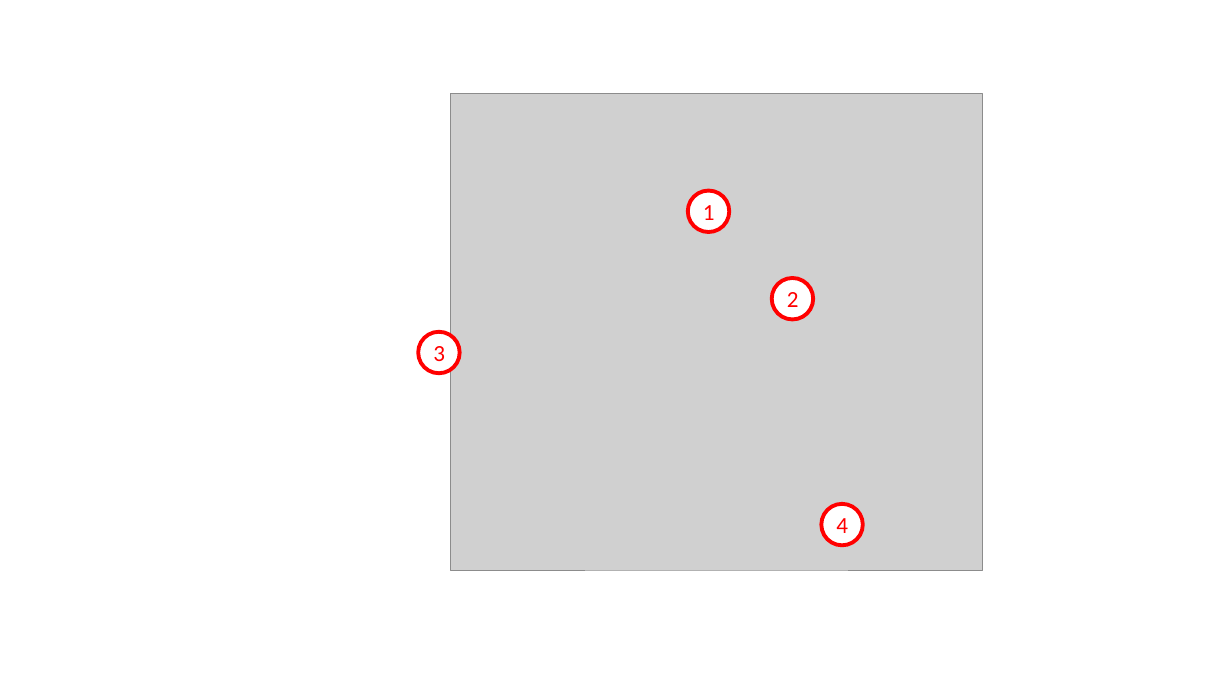
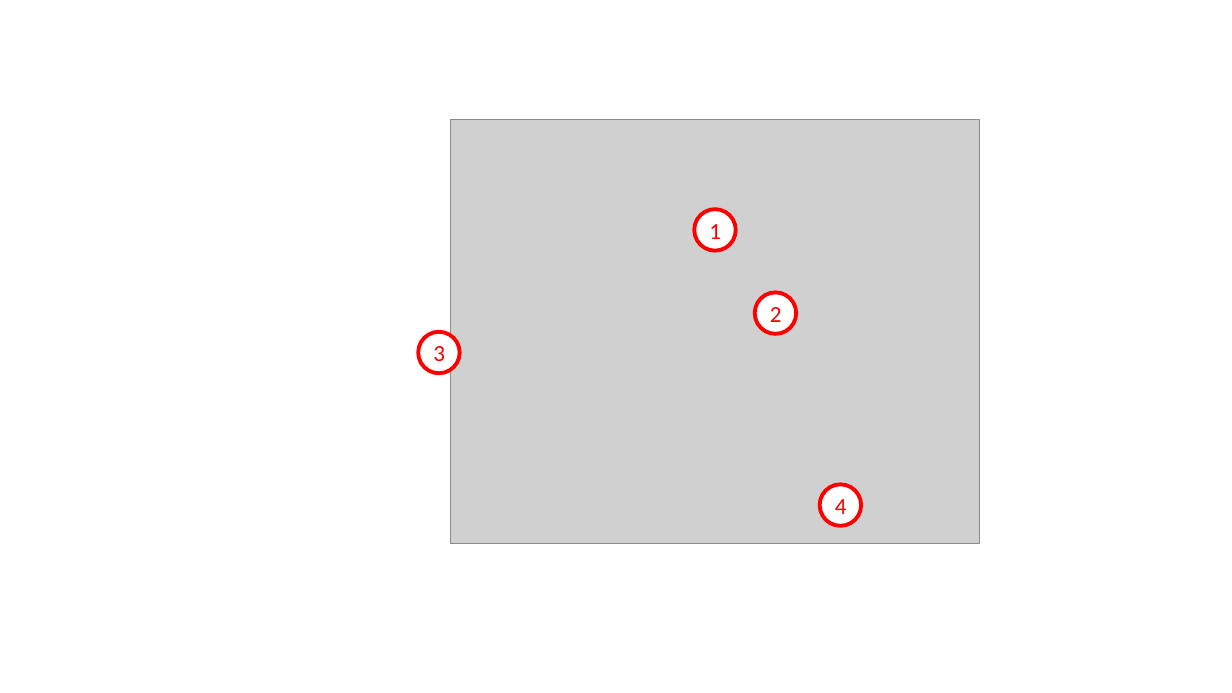
Before and after one commit to SICKAppSpaceCodingStarterKit/CSK_Module_MultiTCPIPServer, a slide deck: slide 3 of docu/media/sources/ImageSources.pptx. Drawn at 1232x693 pixels with LibreOffice and Linux fonts; fonts in the diff are those of the drawing; grey boxes stand for pictures. Boxes give left, top, right and bottom in pixels: in the first picture for what was removed or moved away, otherwise in the second. Text is boxed around its words. In the diff, an @@ line names an element or a change of style, - is before the commit and + after.

```diff
--- a/docu/media/sources/ImageSources.pptx
+++ b/docu/media/sources/ImageSources.pptx
@@ picture: place and size @@
-picture at [451, 93, 982, 570]
+picture at [451, 119, 980, 543]
@@ ellipse "1": place and size @@
-ellipse "1" at [688, 190, 729, 232]
+ellipse "1" at [694, 209, 736, 250]
@@ ellipse "2": place and size @@
-ellipse "2" at [772, 278, 813, 320]
+ellipse "2" at [755, 292, 797, 334]
@@ ellipse "4": place and size @@
-ellipse "4" at [822, 504, 863, 545]
+ellipse "4" at [820, 484, 861, 526]
```
Also in this commit, not shown: 1 other slide changed, 3 other files.
